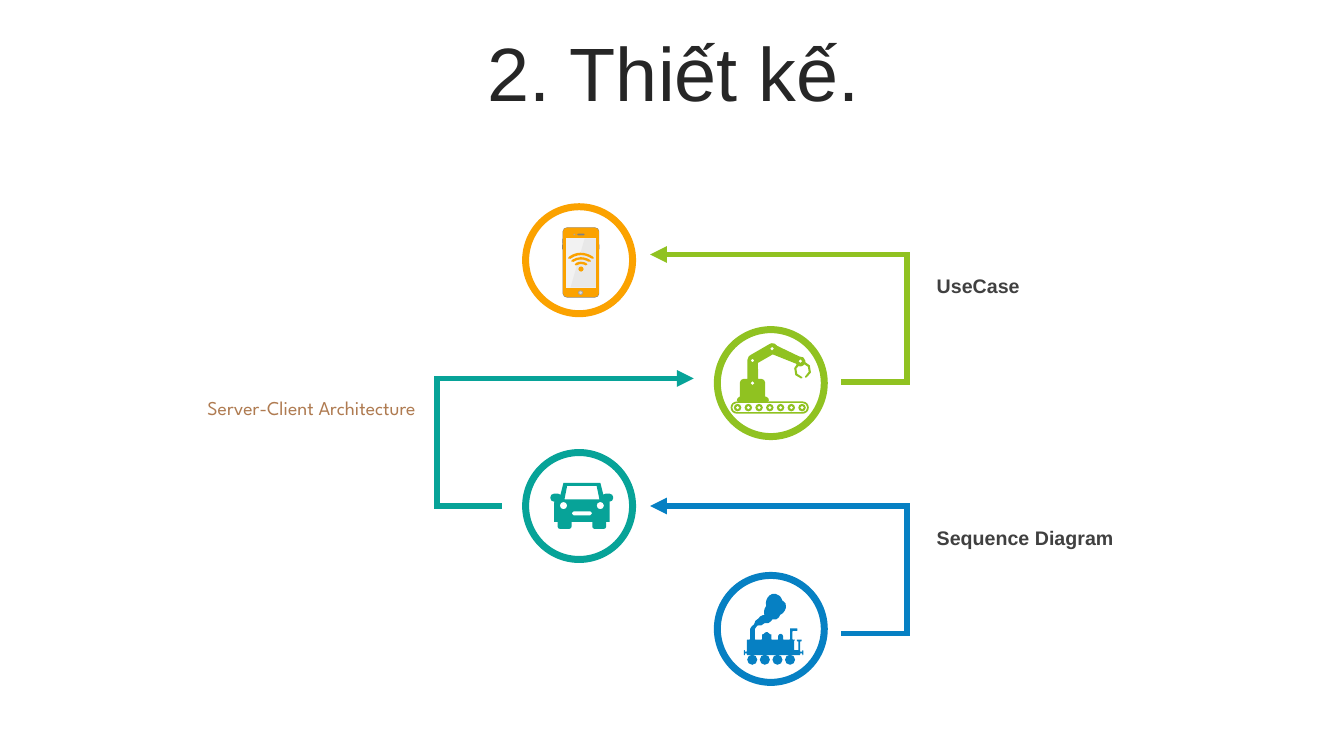
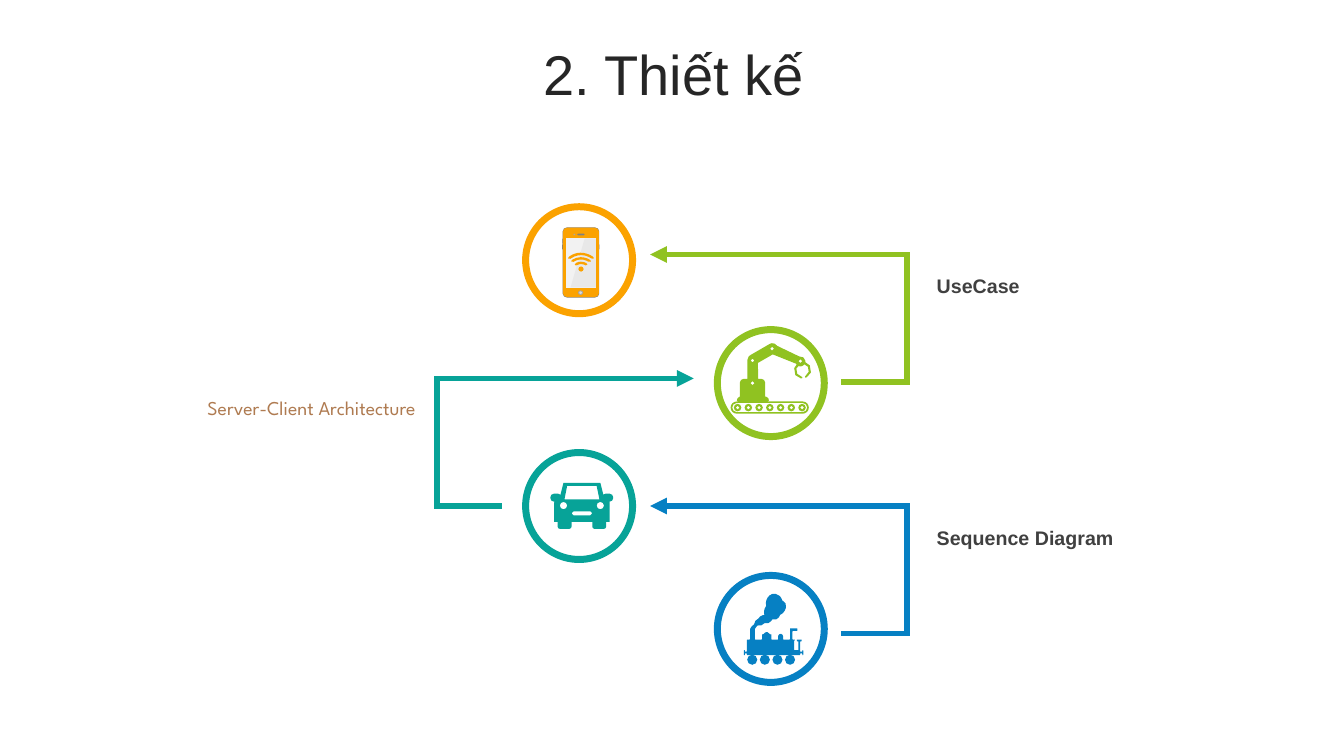
Before and after one commit to tonganh/IT126815, a slide deck: slide 4 of BTL/report/LTM_CHECK_POINT_1.pptx (slide 5 before the commit). Drawn at 1344x756 pixels with LibreOffice and Linux fonts; fonts in the diff are those of the drawing. Boxes give left, top, right and bottom in pixels: in the first picture for what was removed or moved away, otherwise in the second. Text is boxed around its words. In the diff, an @@ line names an element or a change of style, - is before the commit and + after.

```diff
--- a/BTL/report/LTM_CHECK_POINT_1.pptx
+++ b/BTL/report/LTM_CHECK_POINT_1.pptx
@@ text at bbox=[543, 52, 804, 96]: text changed; size 54 to 40 pt @@
-2. Thiết kế.
+2. Thiết kế
```
Also in this commit, not shown: 10 other slides changed, 3 slides added, 1 slide removed, 18 other files.
